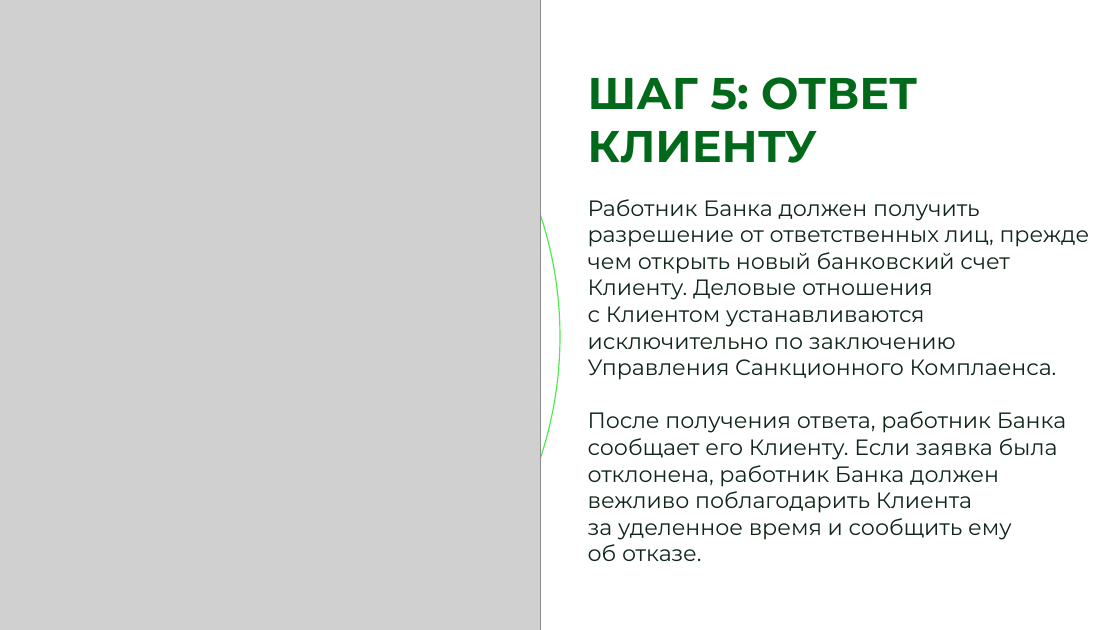
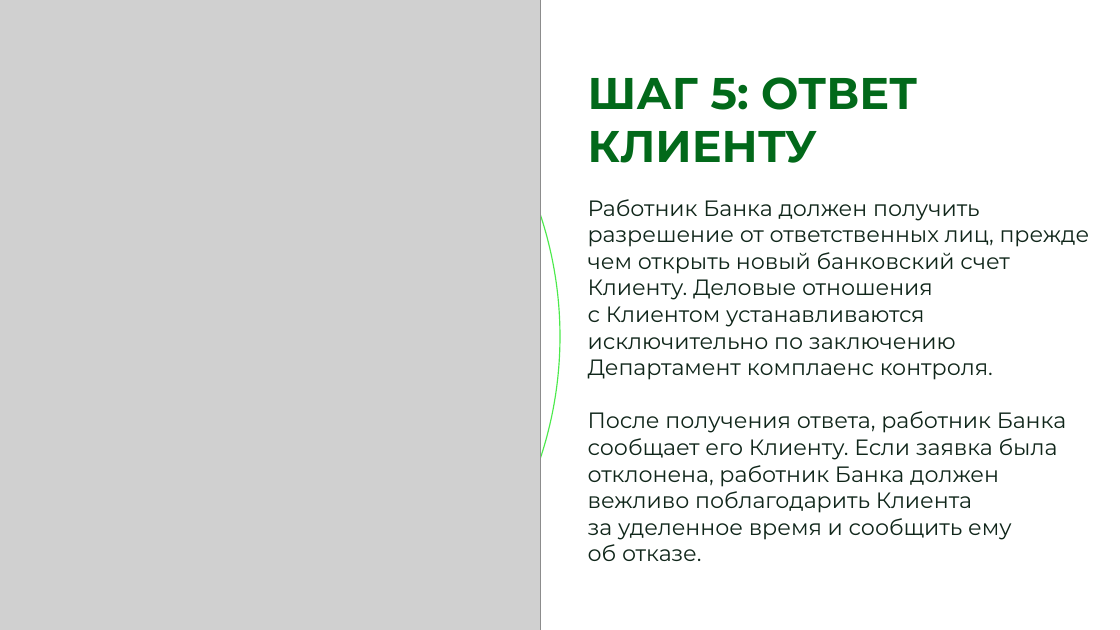
Before and after one commit to pusijuice5-coder/-1, a slide deck: slide 28 of OVZ_kurs_nerezidenty_novyj_dizajn.pptx. Drawn at 1120x630 pixels with LibreOffice and Linux fonts; fonts in the diff are those of the drawing; grey boxes stand for pictures; background and template pictures are left out. Boxes give left, top, right and bottom in pixels: in the first picture for what was removed or moved away, otherwise in the second. Text is boxed around its words. In the diff, an @@ line names an element or a change of style, - is before the commit and + after.

```diff
--- a/OVZ_kurs_nerezidenty_novyj_dizajn.pptx
+++ b/OVZ_kurs_nerezidenty_novyj_dizajn.pptx
@@ text at (588,199,1090,380): text changed @@
-Работник Банка должен получить разрешение от ответственных лиц, прежде чем открыть новый банковский счет Клиенту. Деловые отношения
-с Клиентом устанавливаются исключительно по заключению Управления Санкционного Комплаенса.
+Работник Банка должен получить разрешение от ответственных лиц, прежде чем открыть новый банковский счет Клиенту. Деловые отношения
+с Клиентом устанавливаются исключительно по заключению Департамент комплаенс контроля.
```
Also in this commit, not shown: 27 other slides changed, 1 other file.
